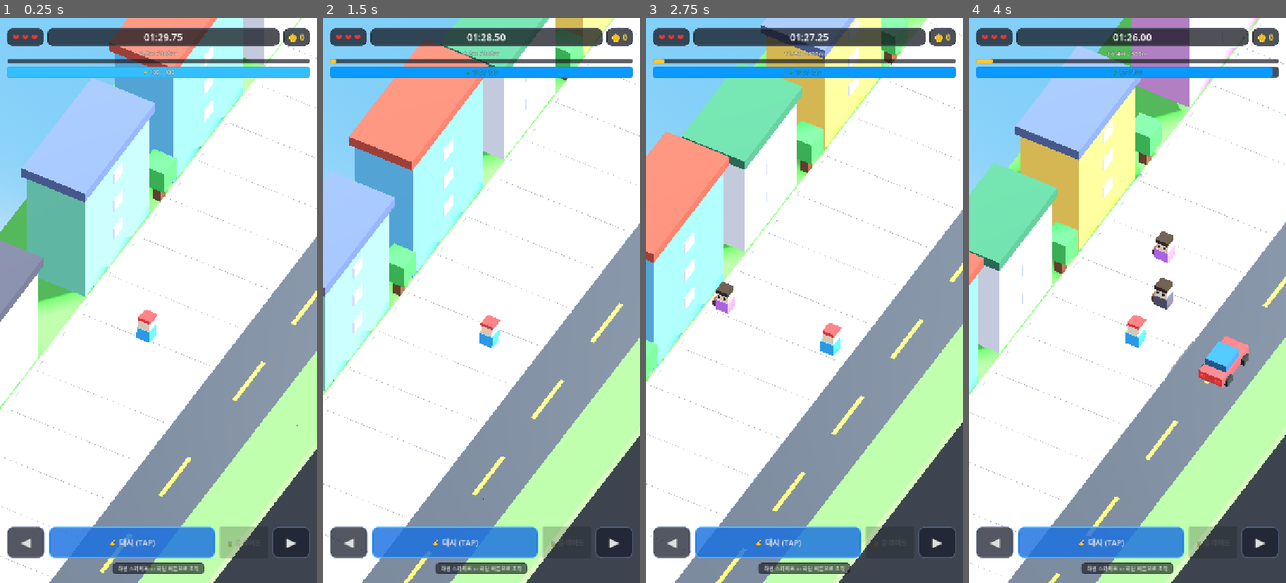
Above: before the commit, frames 1-4 (left to right).
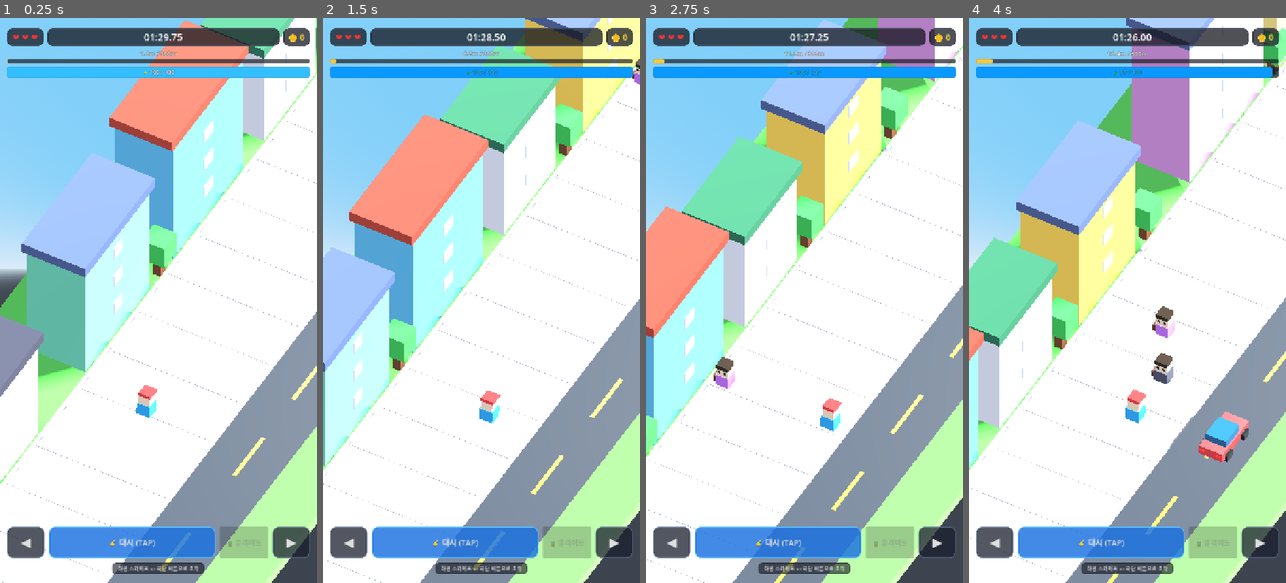
Above: after the commit, the same moments.

Repository: Harryki/walk
Game: Godot game, scene res://scenes/main.tscn
The game is run twice, just before and just after one commit, with the same random seed, the same clock (stepped at 60 frames per second) and the same inputs.
Inputs (mouse positions are in pixels of both pictures, inside the frame that each line leads up to):
- Up to frame 1 (0.25 s): no input
- Up to frame 2 (1.5 s): tap Enter at 0.5 s; move the mouse to (551, 272) at 0.52 s; hold Right (move_right) 0.53-1.25 s; hold Up (slide) 0.53-1.25 s; click (551, 272) at 0.67 s; drag from (418, 328) to (465, 413) at 1.27 s
- Up to frame 3 (2.75 s): move the mouse to (836, 176) at 2.02 s; hold Right (move_right) from 2.03 s (still down); tap Enter at 2.1 s
- Up to frame 4 (4 s): release Right (move_right) at 2.75 s; drag from (1111, 413) to (1032, 215) at 2.77 s; move the mouse to (1222, 385) at 3.52 s; hold Left (move_left) from 3.53 s (still down); hold Space (tap_boost) from 3.53 s (still down)

The runs differ from the first frame. In frame 1, 48% of the frame differs, in the area x 0-100%, y 0-100%; in frame 2, 48%; in frame 3, 49%; in frame 4, 47%.

Commit message:
tune: shift camera offset forward by 3m to position player in lower third for enhanced forward visibility

Diff:
--- a/scenes/main.tscn
+++ b/scenes/main.tscn
@@ -49,7 +49,7 @@
 [node name="Player" parent="." unique_id=1889903990 instance=ExtResource("3_player")]
 
 [node name="Camera3D" type="Camera3D" parent="." unique_id=1698097130]
-transform = Transform3D(-0.872683, 0.351796, -0.338621, 0, 0.693487, 0.720469, 0.488287, 0.628741, -0.605194, -4.2, 10, -6.2)
+transform = Transform3D(-0.872683, 0.351796, -0.338621, 0, 0.693487, 0.720469, 0.488287, 0.628741, -0.605194, -2.52, 10, -3.2)
 keep_aspect = 0
 projection = 1
 size = 10.5
